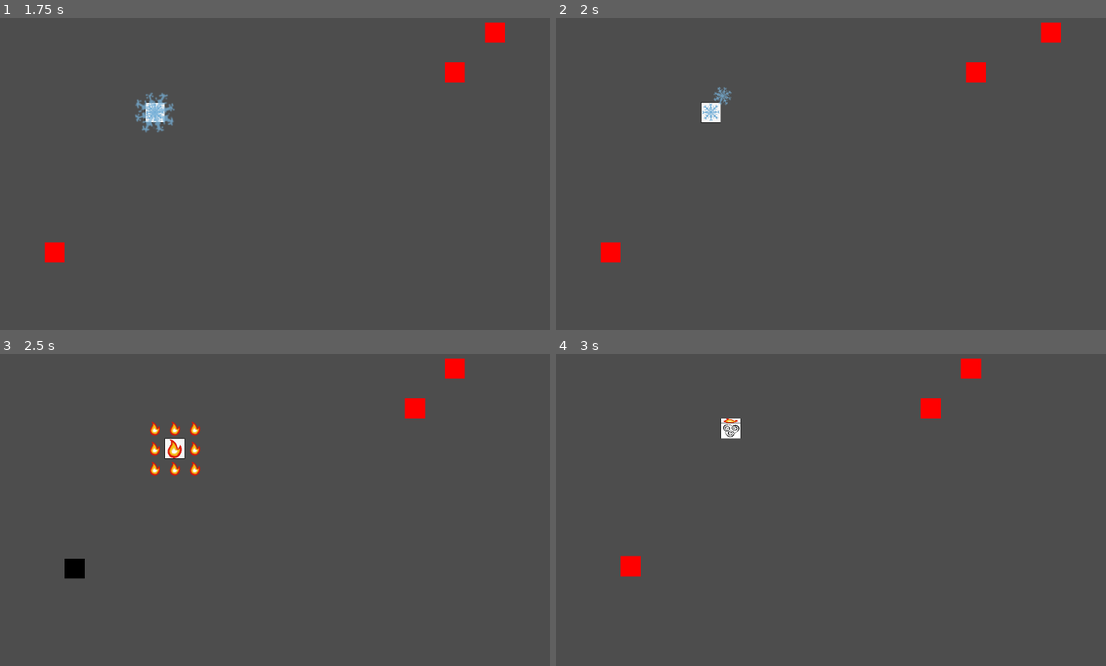
Above: before the commit, frames 1-4 (two rows, left to right).
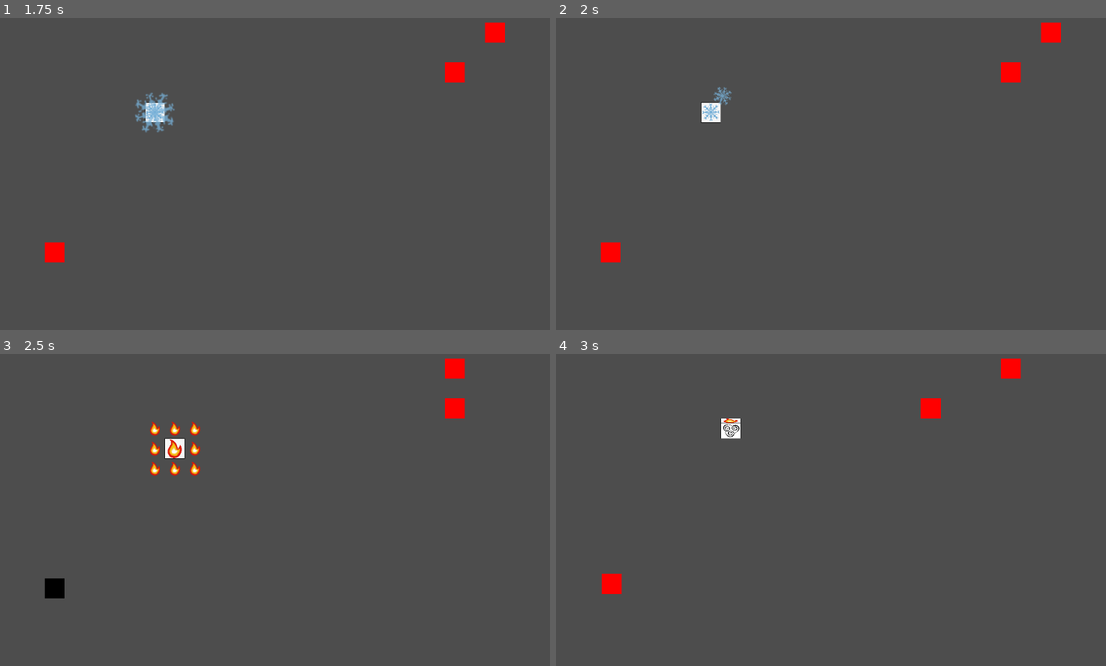
Above: after the commit, the same moments.

Repository: AndreMoukarzel/GMTK-GameJam2022
Game: Godot game, scene res://game_level.tscn
Same seed, same stepped clock (60 frames per second), same inputs: the game is played once before the commit and once after it.
Inputs:
- Up to frame 1 (1.75 s): tap Enter at 0.5 s; hold Right (ui_right) 0.53-1.28 s; hold Down (ui_down) from 1.28 s (still down)
- Up to frame 2 (2 s): keep holding Down (ui_down)
- Up to frame 3 (2.5 s): release Down (ui_down) at 2.03 s; hold Right (ui_right) from 2.03 s (still down)
- Up to frame 4 (3 s): release Right (ui_right) at 2.78 s; hold Up (ui_up) from 2.78 s (still down)

Frame 1 is identical in both runs. In frame 2, 0.5% of the frame differs, in the area x 74-85%, y 14-21%; in frame 3, 0.9%; in frame 4, 1.0%, in the area x 8-85%, y 1-77%.

Commit message:
Fix Ice crash

Diff:
--- a/dice/dice.gd
+++ b/dice/dice.gd
@@ -2,6 +2,7 @@
 
 signal moved
 signal dashed
+signal iced
 
 
 const MOV_DIST: int = 32
@@ -124,6 +125,7 @@
 		_fire()
 	elif sides['top'] == 5:
 		_ice()
+		await iced
 	elif sides['top'] == 2:
 		_rock(direction)
 	elif sides['top'] == 1:
@@ -209,7 +211,9 @@
 
 	Ice.global_position = get_absolute_pos()
 	get_parent().add_child(Ice)
-	Ice.fly_to(enemy, enemy.get_absolute_pos())
+	Ice.fly_to(enemy)
+	await Ice.done
+	emit_signal("iced")
 
 
 func _rock(direction: Vector2i) -> void:
--- a/game_level.gd
+++ b/game_level.gd
@@ -53,7 +53,6 @@
 	for en in enemies:
 		if Vector2(pos).distance_to(en.current_pos) < Vector2(pos).distance_to(closest.current_pos):
 			closest = en
-
 	return closest
 
 
@@ -73,7 +72,6 @@
 	for en in enemies:
 		if Vector2(pos).distance_to(en.current_pos) > Vector2(pos).distance_to(distant.current_pos):
 			distant = en
-
 	return distant
 
 
--- a/powers/ice.gd
+++ b/powers/ice.gd
@@ -1,16 +1,20 @@
 extends Node2D
+
+
+signal done
 
 const INIT_DELAY = 0.2
 const FLY_TIME = 0.5
 
 
-func fly_to(enemy: Node2D, target_pos: Vector2i) -> void:
+func fly_to(enemy: Node2D) -> void:
 	await get_tree().create_timer(INIT_DELAY).timeout
 	var tween = create_tween().set_trans(Tween.TRANS_ELASTIC)
 
-	tween.tween_property(self, "position", Vector2(target_pos), FLY_TIME)
-	await tween.finished
 	if is_instance_valid(enemy):
+		tween.tween_property(self, "position", Vector2(enemy.get_absolute_pos()), FLY_TIME)
+		await tween.finished
 		enemy.freeze_fx()
 		enemy.damage(1)
+	emit_signal("done")
 	queue_free()
--- a/powers/ice.tscn
+++ b/powers/ice.tscn
@@ -2,6 +2,45 @@
 
 [ext_resource type="Script" path="res://powers/ice.gd" id="1_j71gl"]
 [ext_resource type="Texture2D" uid="uid://d4dj4vsyjxw8p" path="res://powers/ice_fx.png" id="2_4jslk"]
+
+[sub_resource type="Animation" id="Animation_7hw13"]
+length = 0.001
+tracks/0/type = "value"
+tracks/0/imported = false
+tracks/0/enabled = true
+tracks/0/path = NodePath(".:scale")
+tracks/0/interp = 1
+tracks/0/loop_wrap = true
+tracks/0/keys = {
+"times": PackedFloat32Array(0),
+"transitions": PackedFloat32Array(1),
+"update": 0,
+"values": [Vector2(1, 1)]
+}
+tracks/1/type = "value"
+tracks/1/imported = false
+tracks/1/enabled = true
+tracks/1/path = NodePath(".:rotation")
+tracks/1/interp = 1
+tracks/1/loop_wrap = true
+tracks/1/keys = {
+"times": PackedFloat32Array(0),
+"transitions": PackedFloat32Array(1),
+"update": 0,
+"values": [0.0]
+}
+tracks/2/type = "value"
+tracks/2/imported = false
+tracks/2/enabled = true
+tracks/2/path = NodePath(".:modulate")
+tracks/2/interp = 1
+tracks/2/loop_wrap = true
+tracks/2/keys = {
+"times": PackedFloat32Array(0),
+"transitions": PackedFloat32Array(1),
+"update": 0,
+"values": [Color(1, 1, 1, 0.784314)]
+}
 
 [sub_resource type="Animation" id="Animation_r4ma5"]
 resource_name = "spin"
@@ -43,45 +82,6 @@
 "values": [Color(1, 1, 1, 0.784314), Color(1, 1, 1, 0.784314), Color(1, 1, 1, 0)]
 }
 
-[sub_resource type="Animation" id="Animation_7hw13"]
-length = 0.001
-tracks/0/type = "value"
-tracks/0/imported = false
-tracks/0/enabled = true
-tracks/0/path = NodePath(".:scale")
-tracks/0/interp = 1
-tracks/0/loop_wrap = true
-tracks/0/keys = {
-"times": PackedFloat32Array(0),
-"transitions": PackedFloat32Array(1),
-"update": 0,
-"values": [Vector2(1, 1)]
-}
-tracks/1/type = "value"
-tracks/1/imported = false
-tracks/1/enabled = true
-tracks/1/path = NodePath(".:rotation")
-tracks/1/interp = 1
-tracks/1/loop_wrap = true
-tracks/1/keys = {
-"times": PackedFloat32Array(0),
-"transitions": PackedFloat32Array(1),
-"update": 0,
-"values": [0.0]
-}
-tracks/2/type = "value"
-tracks/2/imported = false
-tracks/2/enabled = true
-tracks/2/path = NodePath(".:modulate")
-tracks/2/interp = 1
-tracks/2/loop_wrap = true
-tracks/2/keys = {
-"times": PackedFloat32Array(0),
-"transitions": PackedFloat32Array(1),
-"update": 0,
-"values": [Color(1, 1, 1, 0.784314)]
-}
-
 [sub_resource type="AnimationLibrary" id="AnimationLibrary_33oro"]
 _data = {
 "RESET": SubResource("Animation_7hw13"),
